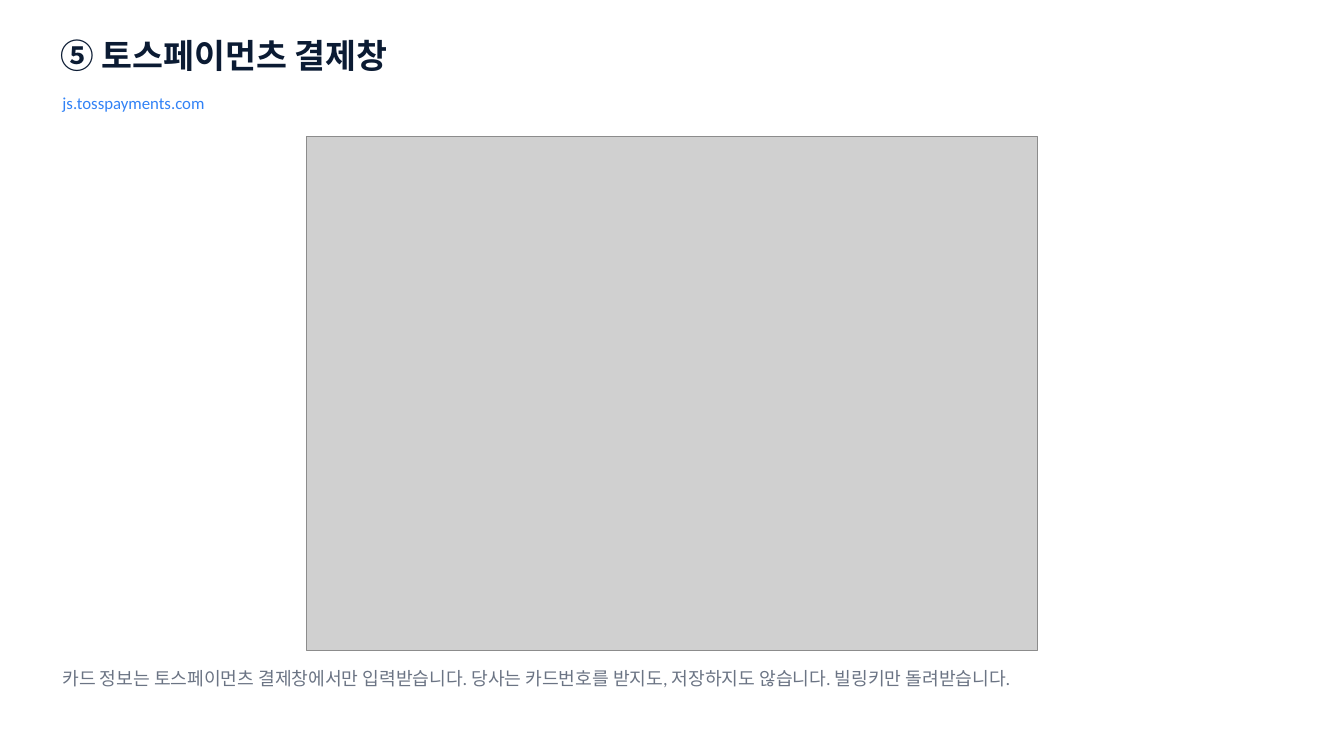
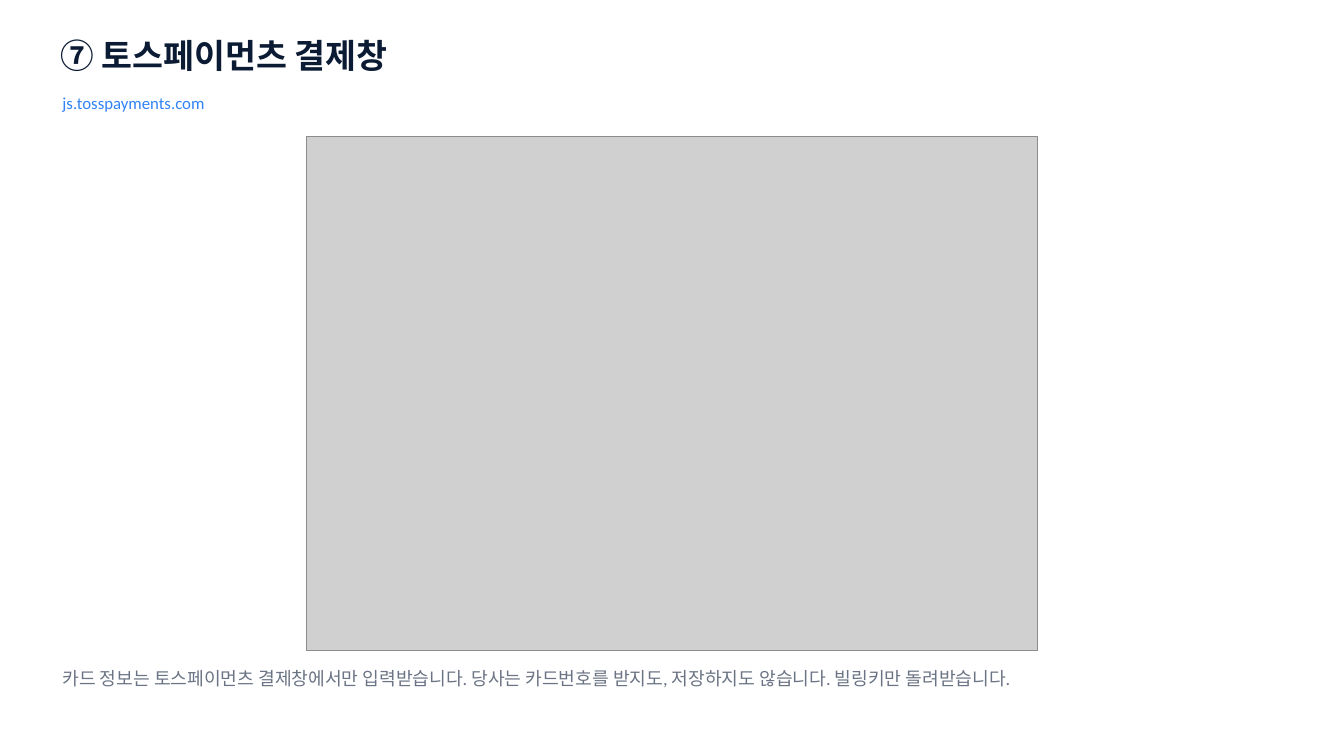
Before and after one commit to MotoDNA/network-dna, a slide deck: slide 8 of 토스페이먼츠_결제경로.pptx (slide 6 before the commit). Drawn at 1344x756 pixels with LibreOffice and Linux fonts; fonts in the diff are those of the drawing; grey boxes stand for pictures. Boxes give left, top, right and bottom in pixels: in the first picture for what was removed or moved away, otherwise in the second. Text is boxed around its words. In the diff, an @@ line names an element or a change of style, - is before the commit and + after.

```diff
--- a/토스페이먼츠_결제경로.pptx
+++ b/토스페이먼츠_결제경로.pptx
@@ text at [60,39,388,71]: text changed @@
-⑤ 토스페이먼츠 결제창
+⑦ 토스페이먼츠 결제창
```
Also in this commit, not shown: 4 other slides changed, 2 slides added.
